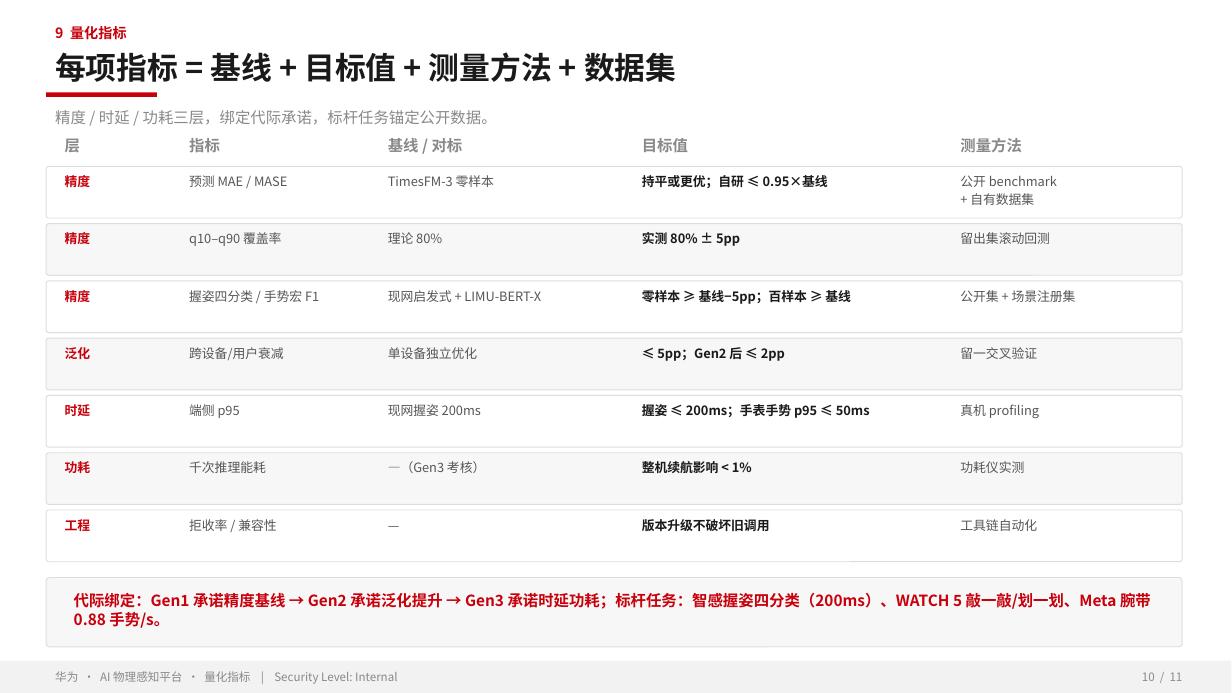
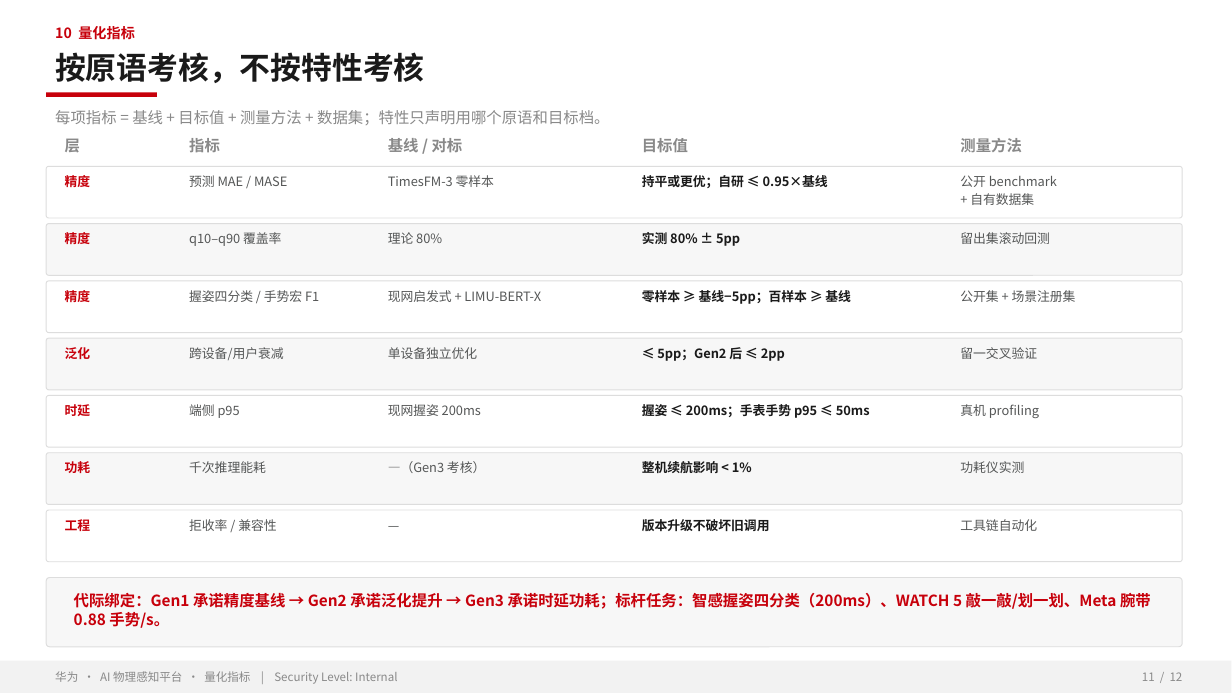
Before and after one commit to zhangrui1123/ai-physical-sensing, a slide deck: slide 11 of AI物理感知平台-华为汇报.pptx (slide 10 before the commit). Drawn at 1232x693 pixels with LibreOffice and Linux fonts; fonts in the diff are those of the drawing; background and template pictures are left out. Boxes give left, top, right and bottom in pixels: in the first picture for what was removed or moved away, otherwise in the second. Text is boxed around its words. In the diff, an @@ line names an element or a change of style, - is before the commit and + after.

```diff
--- a/AI物理感知平台-华为汇报.pptx
+++ b/AI物理感知平台-华为汇报.pptx
@@ text at (x1=55, y1=25, x2=135, y2=43): text changed @@
-9 量化指标
+10 量化指标
@@ text at (x1=55, y1=52, x2=424, y2=83): text changed @@
-每项指标 = 基线 + 目标值 + 测量方法 + 数据集
+按原语考核，不按特性考核
@@ text at (x1=55, y1=110, x2=609, y2=125): text changed @@
-精度 / 时延 / 功耗三层，绑定代际承诺，标杆任务锚定公开数据。
+每项指标 = 基线 + 目标值 + 测量方法 + 数据集；特性只声明用哪个原语和目标档。
@@ text at (x1=1142, y1=672, x2=1183, y2=681): text changed @@
-10 / 11
+11 / 12
```
Also in this commit, not shown: 10 other slides changed, 1 slide added, 1 other file.
